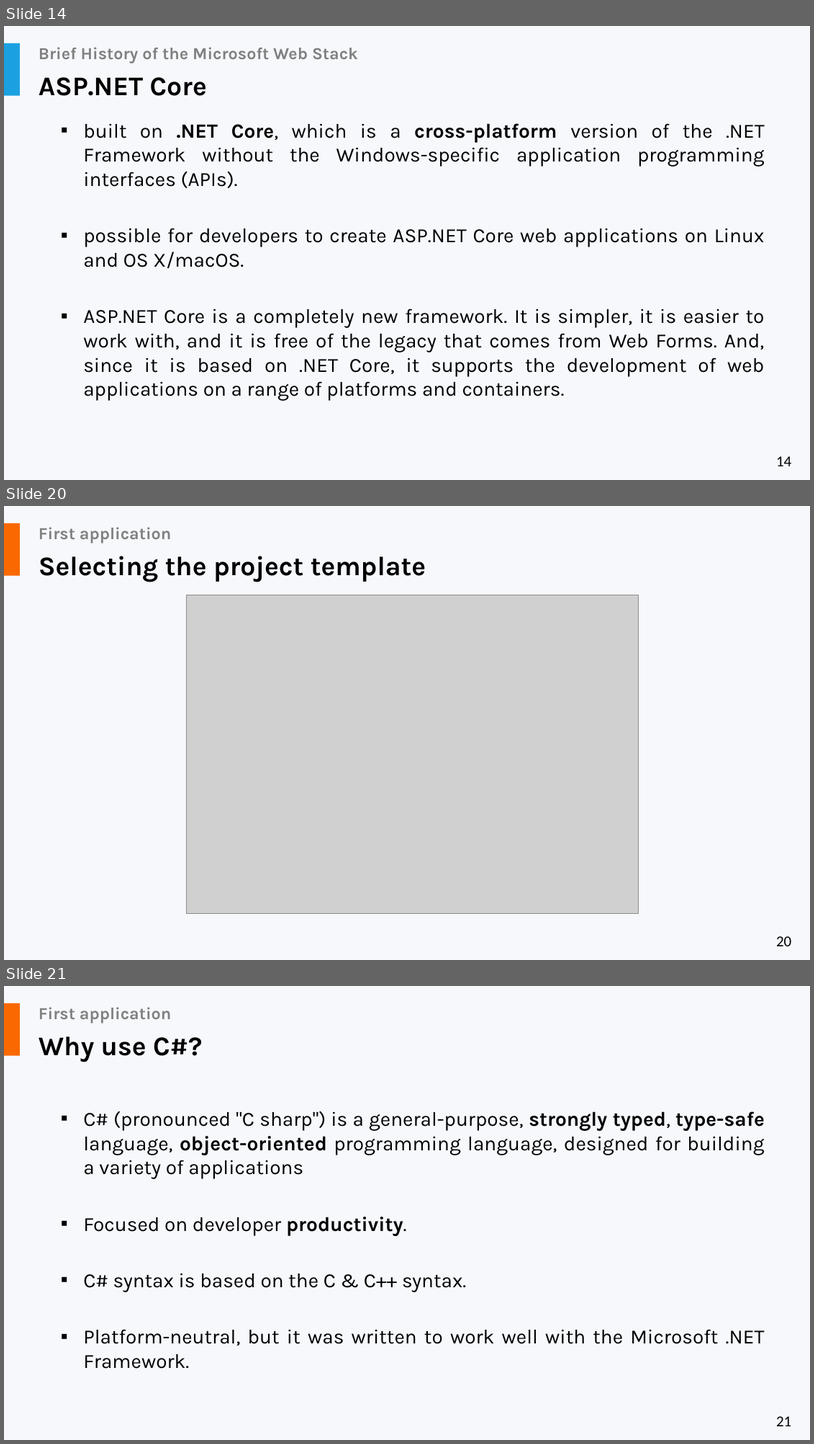
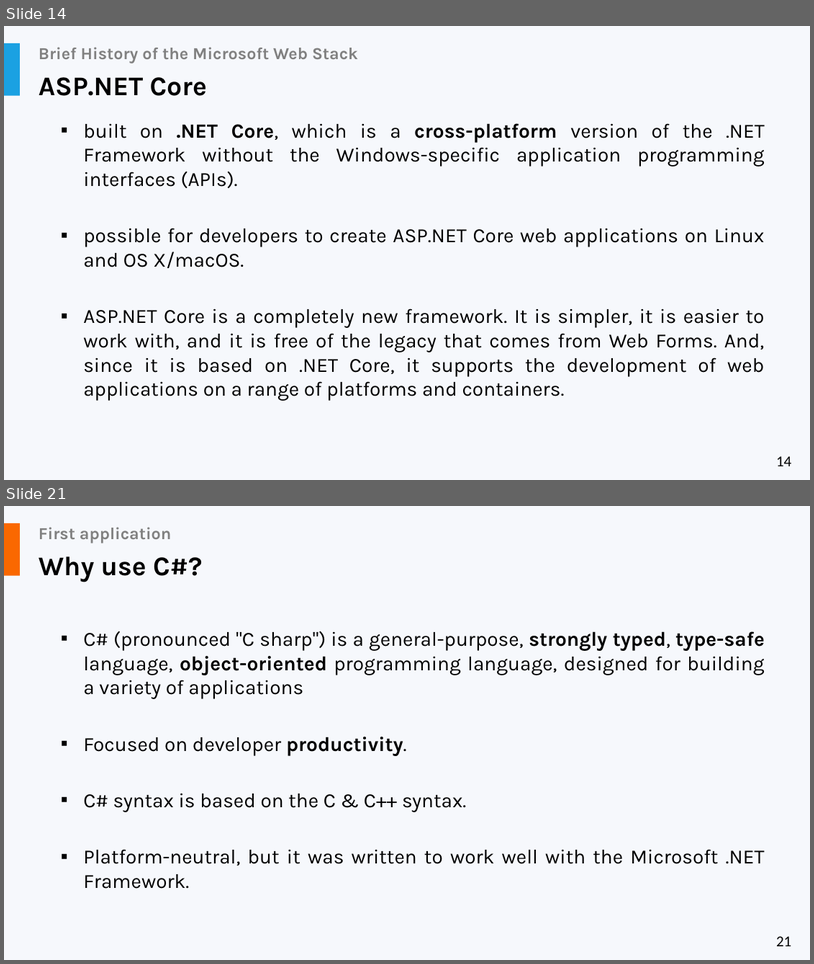
Before and after one commit to liviucotfas/ase-web-and-cloud-applications-security, a slide deck: Presentation ASPNET MVC Core - Part I.pptx. Shown one above the other, each under a label of ours: slides 14, 20 and 21 before the commit, slides 14 and 21 after it; the slides between them are not shown. The pictures are 814x1444 and 814x964 pixels, drawn with LibreOffice and Linux fonts; fonts in the diff are those of the drawing; grey boxes stand for pictures. Boxes give left, top, right and bottom in pixels: in the first picture for what was removed or moved away, otherwise in the second. Text is boxed around its words. In the diff, an @@ line names an element or a change of style, - is before the commit and + after.

```diff
--- a/Presentation ASPNET MVC Core - Part I.pptx
+++ b/Presentation ASPNET MVC Core - Part I.pptx
@@ slide 20 removed at (4,506,810,960), background #F6F8FC; not listed: 2 template elements that a slide beside it also shows @@
@@ title removed at (39,527,172,543) @@
-First application
@@ text removed at (39,556,426,582) @@
-Selecting the project template
@@ picture removed at (187,595,639,913) @@
```
Also in this commit, not shown: 9 slides changed, 1 slide added.
